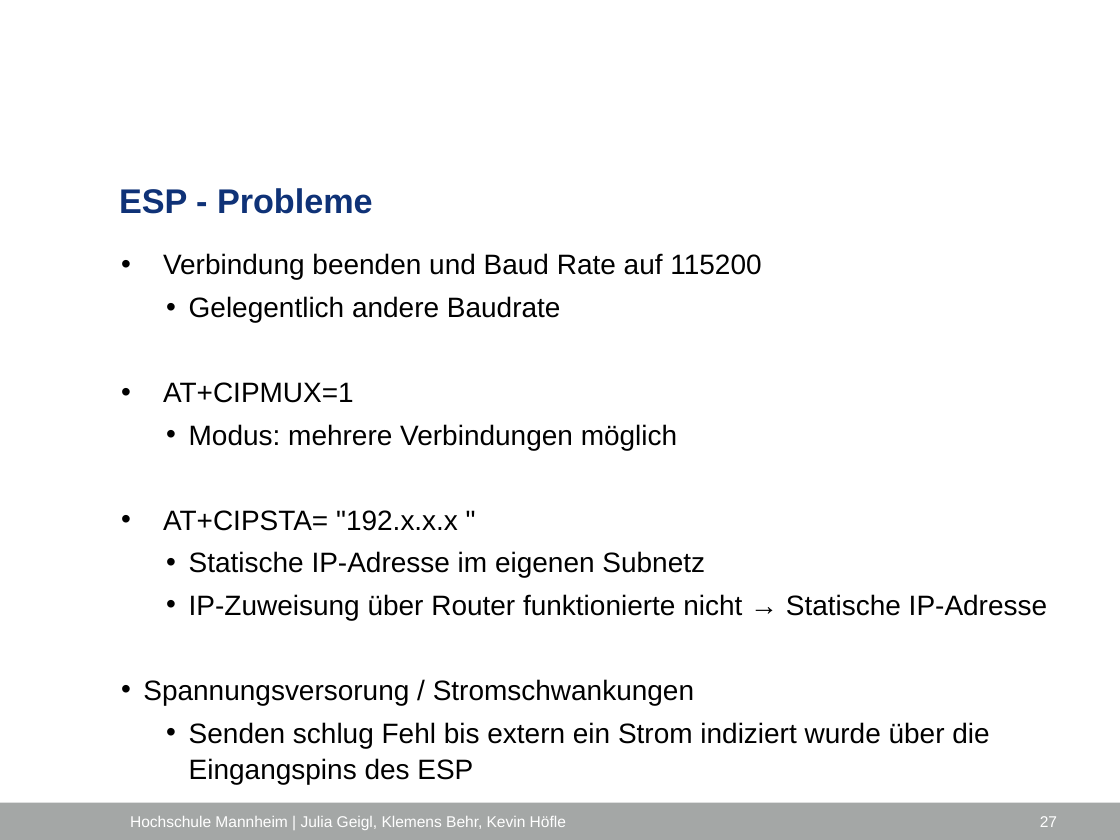
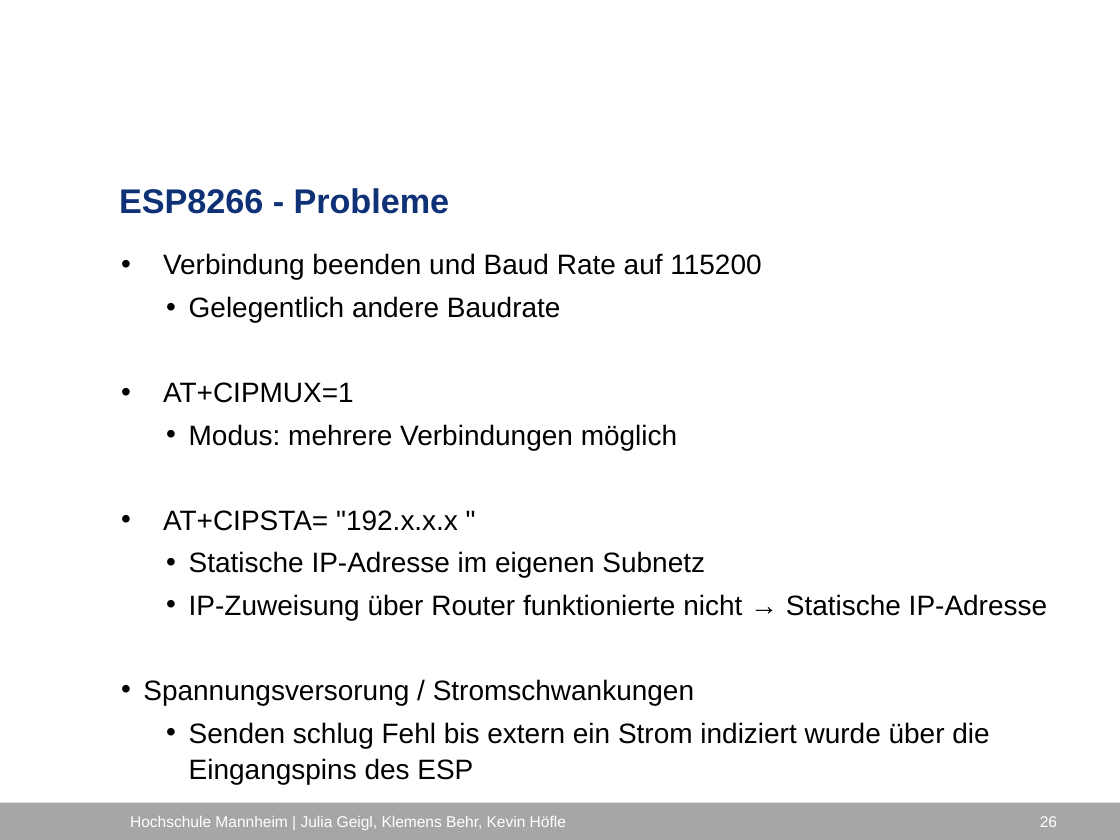
Before and after one commit to ProjektlaborEmbeddedSecurity/Presentation, a slide deck: slide 26 of PES_FH_VERS.pptx (slide 27 before the commit). Drawn at 1120x840 pixels with LibreOffice and Linux fonts; fonts in the diff are those of the drawing; background and template pictures are left out. Boxes give left, top, right and bottom in pixels: in the first picture for what was removed or moved away, otherwise in the second. Text is boxed around its words. In the diff, an @@ line names an element or a change of style, - is before the commit and + after.

```diff
--- a/PES_FH_VERS.pptx
+++ b/PES_FH_VERS.pptx
@@ title at (x1=119, y1=188, x2=450, y2=214): text changed @@
-ESP - Probleme
+ESP8266 - Probleme
@@ page number at (x1=1040, y1=816, x2=1057, y2=827): text changed @@
-27
+26
```
Also in this commit, not shown: 15 other slides changed, 1 slide added.
